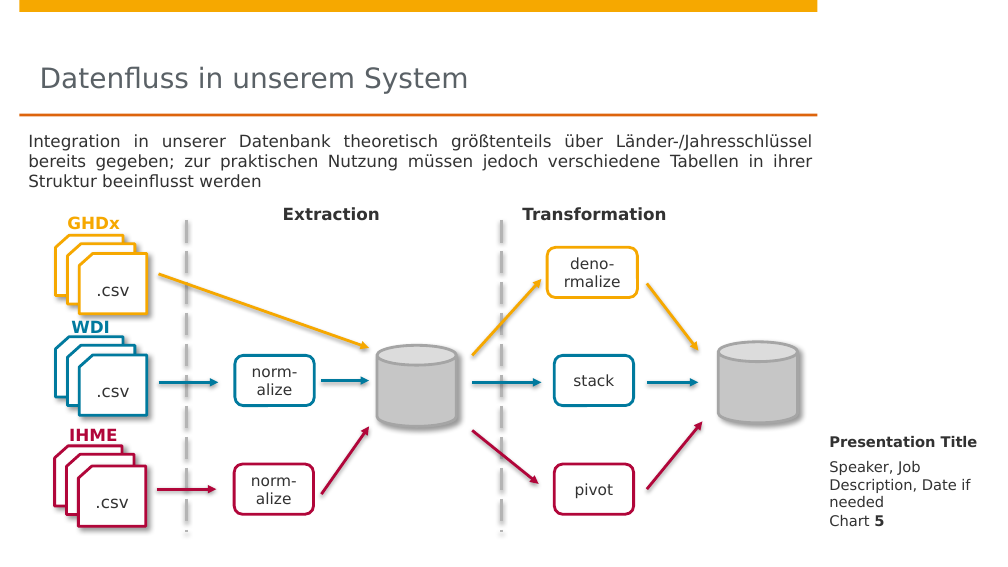
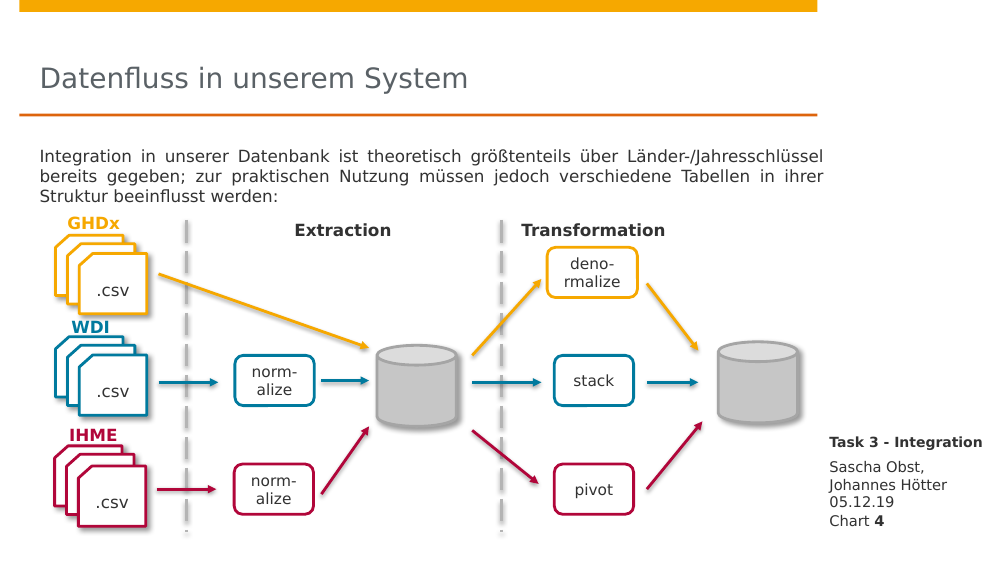
Before and after one commit to johanneshoetter/Health-Data-Integration, a slide deck: slide 4 of presentations/integration.pptx (slide 5 before the commit). Drawn at 1008x567 pixels with LibreOffice and Linux fonts; fonts in the diff are those of the drawing; background and template pictures are left out. Boxes give left, top, right and bottom in pixels: in the first picture for what was removed or moved away, otherwise in the second. Text is boxed around its words. In the diff, an @@ line names an element or a change of style, - is before the commit and + after.

Commit message:
Updated presentation integration.pptx

```diff
--- a/presentations/integration.pptx
+++ b/presentations/integration.pptx
@@ text at [40,149,823,203]: text changed @@
-Integration in unserer Datenbank theoretisch größtenteils über Länder-/Jahresschlüssel bereits gegeben; zur praktischen Nutzung müssen jedoch verschiedene Tabellen in ihrer Struktur beeinflusst werden
+Integration in unserer Datenbank ist theoretisch größtenteils über Länder-/Jahresschlüssel bereits gegeben; zur praktischen Nutzung müssen jedoch verschiedene Tabellen in ihrer Struktur beeinflusst werden:
@@ text "Extraction": place and size @@
-text "Extraction" at [283,207,380,221]
+text "Extraction" at [294,223,391,237]
@@ text "Transformation": place and size @@
-text "Transformation" at [522,207,666,221]
+text "Transformation" at [521,223,665,237]
@@ text at [829,436,983,450]: text changed; size 10.5 to 10 pt @@
-Presentation Title
+Task 3 - Integration
@@ text at [829,461,947,507]: text changed @@
-Speaker, Job Description, Date if needed
+Sascha Obst,
+Johannes Hötter
+05.12.19
@@ page number at [829,515,884,527]: text changed @@
-Chart 5
+Chart 4
```
Also in this commit, not shown: 8 other slides changed, 6 slides added, 6 slides removed, 1 other file.
